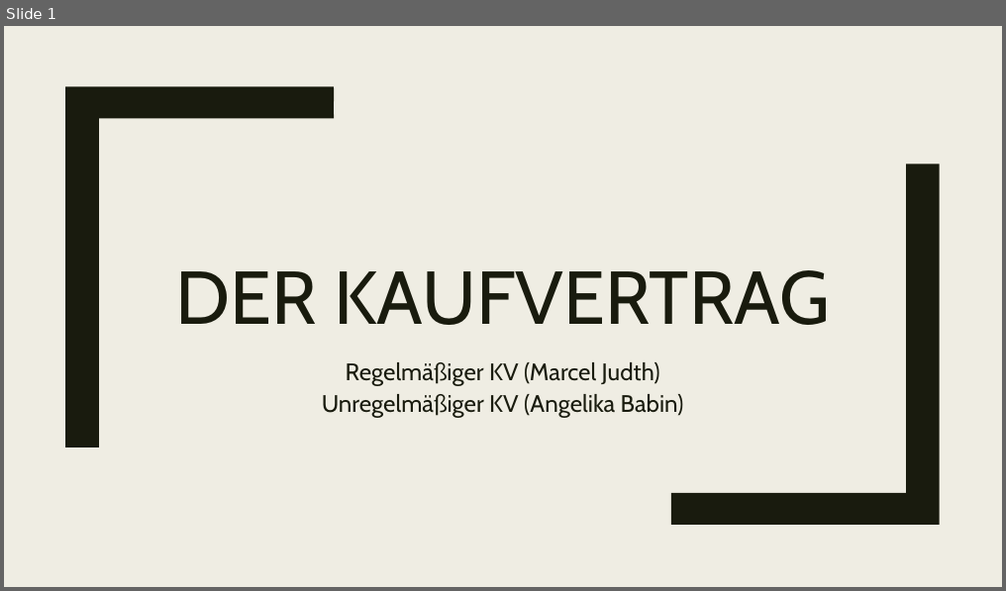
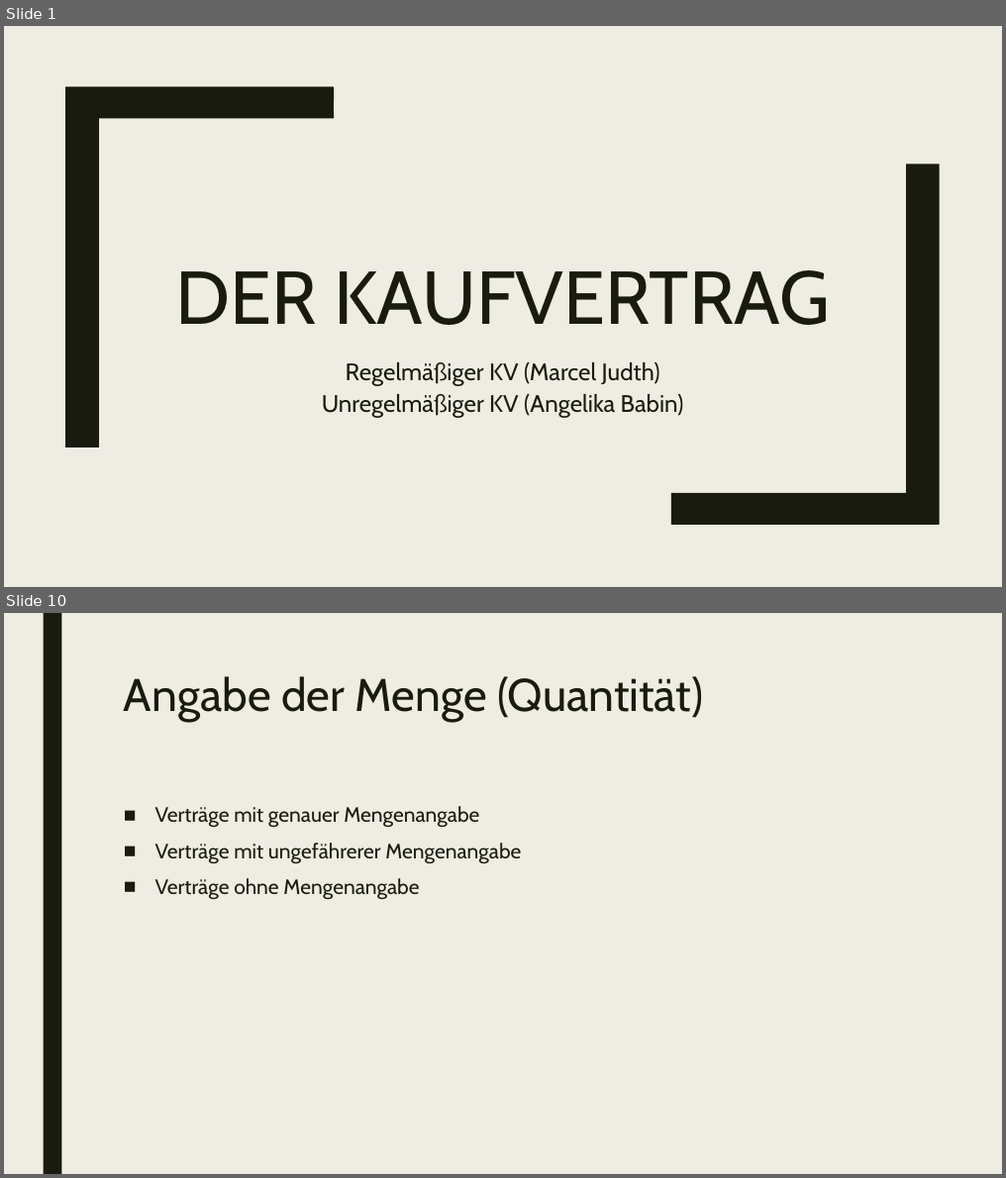
Before and after one commit to Judth34/Schule, a slide deck: 5.AHIFS/BWM2/Kaufvertrag_Referat.pptx. Shown one above the other, each under a label of ours: slide 1 before the commit, slides 1 and 10 after it; the slides between them are not shown. The pictures are 1006x591 and 1006x1178 pixels, drawn with LibreOffice and Linux fonts; fonts in the diff are those of the drawing. Boxes give left, top, right and bottom in pixels: in the first picture for what was removed or moved away, otherwise in the second. Text is boxed around its words. In the diff, an @@ line names an element or a change of style, - is before the commit and + after.

```diff
--- a/5.AHIFS/BWM2/Kaufvertrag_Referat.pptx
+++ b/5.AHIFS/BWM2/Kaufvertrag_Referat.pptx
@@ slide 10 added at (x1=4, y1=613, x2=1002, y2=1174), background #EFEDE3 @@
@@ rectangle added at (x1=43, y1=613, x2=61, y2=1174), fill #191B0E @@
@@ title added at (x1=124, y1=676, x2=703, y2=722), 44 pt, text #191B0E @@
+Angabe der Menge (Quantität)
@@ text added at (x1=155, y1=806, x2=521, y2=900), 20 pt, text #191B0E @@
+■ Verträge mit genauer Mengenangabe
+■ Verträge mit ungefährerer Mengenangabe
+■ Verträge ohne Mengenangabe
```
Also in this commit, not shown: 19 other slides added, 2 slides removed, 8 other files.
